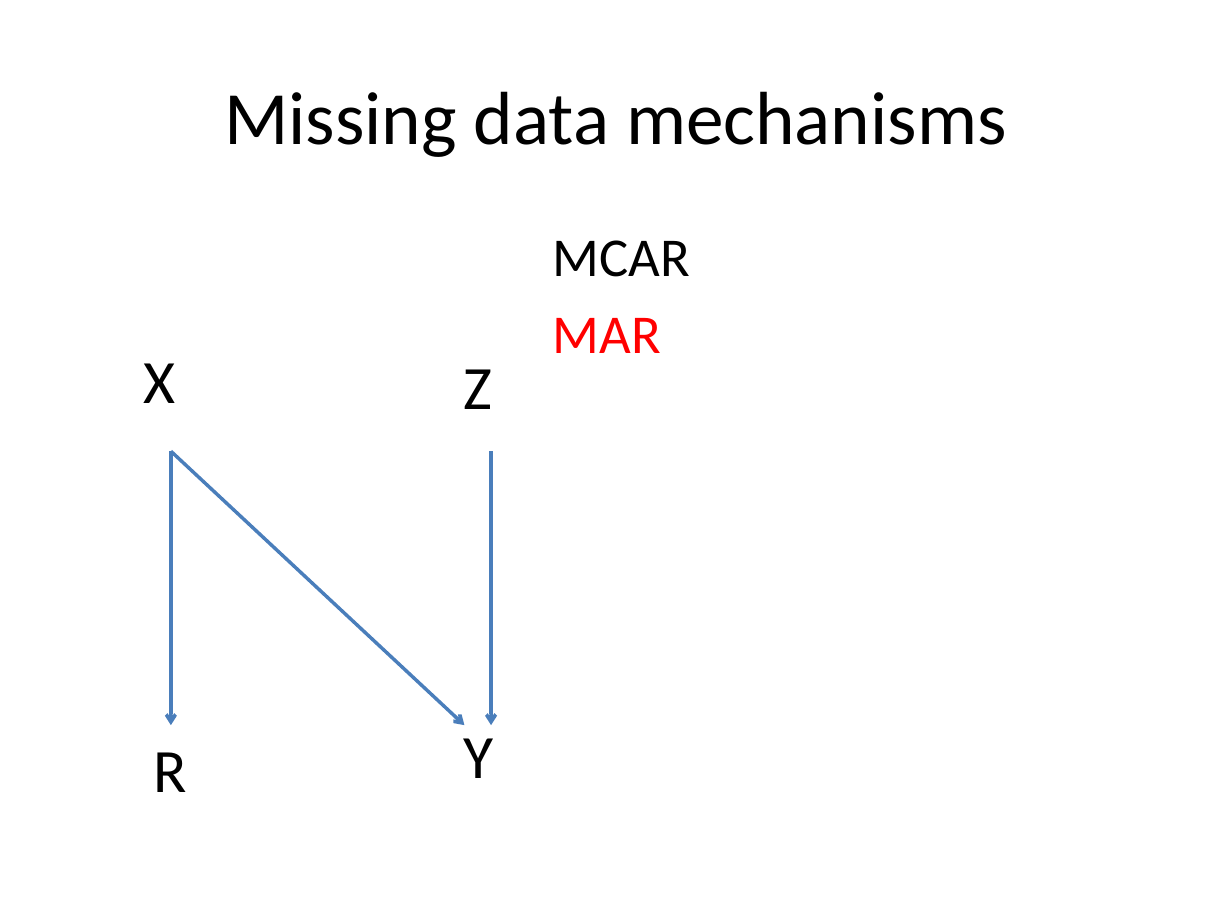
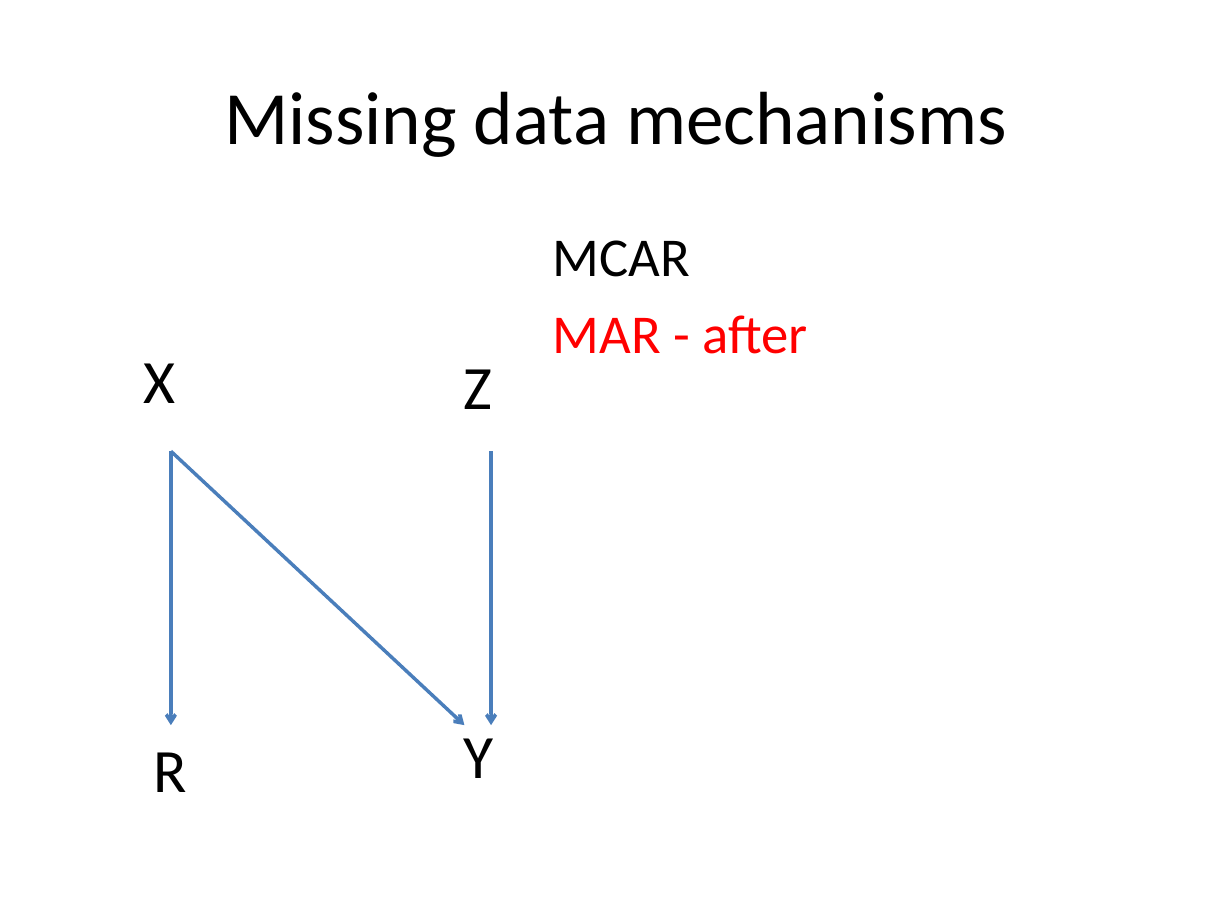
Before and after one commit to peterlugtig/peterlugtig.github.io, a slide deck: slide 18 of static/files/SDA/week9/lecture_week_9.pptx (slide 17 before the commit). Drawn at 1232x924 pixels with LibreOffice and Linux fonts; fonts in the diff are those of the drawing. Boxes give left, top, right and bottom in pixels: in the first picture for what was removed or moved away, otherwise in the second. Text is boxed around its words. In the diff, an @@ line names an element or a change of style, - is before the commit and + after.

```diff
--- a/static/files/SDA/week9/lecture_week_9.pptx
+++ b/static/files/SDA/week9/lecture_week_9.pptx
@@ text at [553, 315, 807, 354]: text changed @@
-MAR
+MAR - after
```
Also in this commit, not shown: 8 other slides changed, 4 slides added, 18 slides removed, 23 other files.
